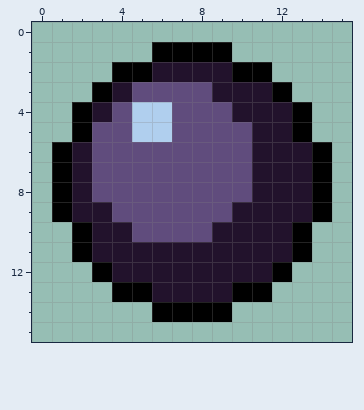
Two versions of one pixel-art sprite, Sprites/Enemies/GunPirate/projectile.png. Above: the version before the commit.
The file is 16x16 pixels.
Now the later version:
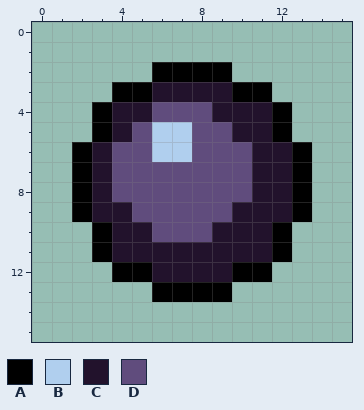
Palette (. is transparent): A #000000  B #b0cfee  C #22122c  D #604c7d
From old to new:
Colour A replaces colour C in row 2 at x 6 to 9; in row 3 at x 4 and 10 to 11; in row 4 at x 3 and 12; in row 5 at x 12; in rows 6 to 9 at x 2 and 13; in rows 10 to 11 at x 3 and 12.
Colour A replaces colour C in row 12 at x 4 to 5 and 10 to 11; in row 13 at x 6 to 9.
Colour A replaces colour D in row 3 at x 5; in row 5 at x 3.
Colour B replaces colour D in row 5 at x 7; in row 6 at x 6 to 7.
Colour C replaces colour B in row 4 at x 5.
Colour C replaces colour D in row 3 at x 6 to 8; in row 4 at x 4 and 9; in row 5 at x 4 and 10; in rows 6 to 8 at x 3; in row 9 at x 4; in row 10 at x 5.
Colour D replaces colour B in row 4 at x 6; in row 5 at x 5.
The edit erases colour A in row 1 at x 6 to 9; in row 2 at x 4 to 5 and 10 to 11; in row 3 at x 3 and 12; in rows 4 to 5 at x 2 and 13; in rows 6 to 9 at x 1 and 14; in rows 10 to 11 at x 2 and 13.
The edit erases colour A in row 12 at x 3 and 12; in row 13 at x 4 to 5 and 10 to 11; in row 14 at x 6 to 9.
Pixel boxes of the changes (left, top, right, bottom) in both pictures:
changed: (52, 42, 332, 322)
